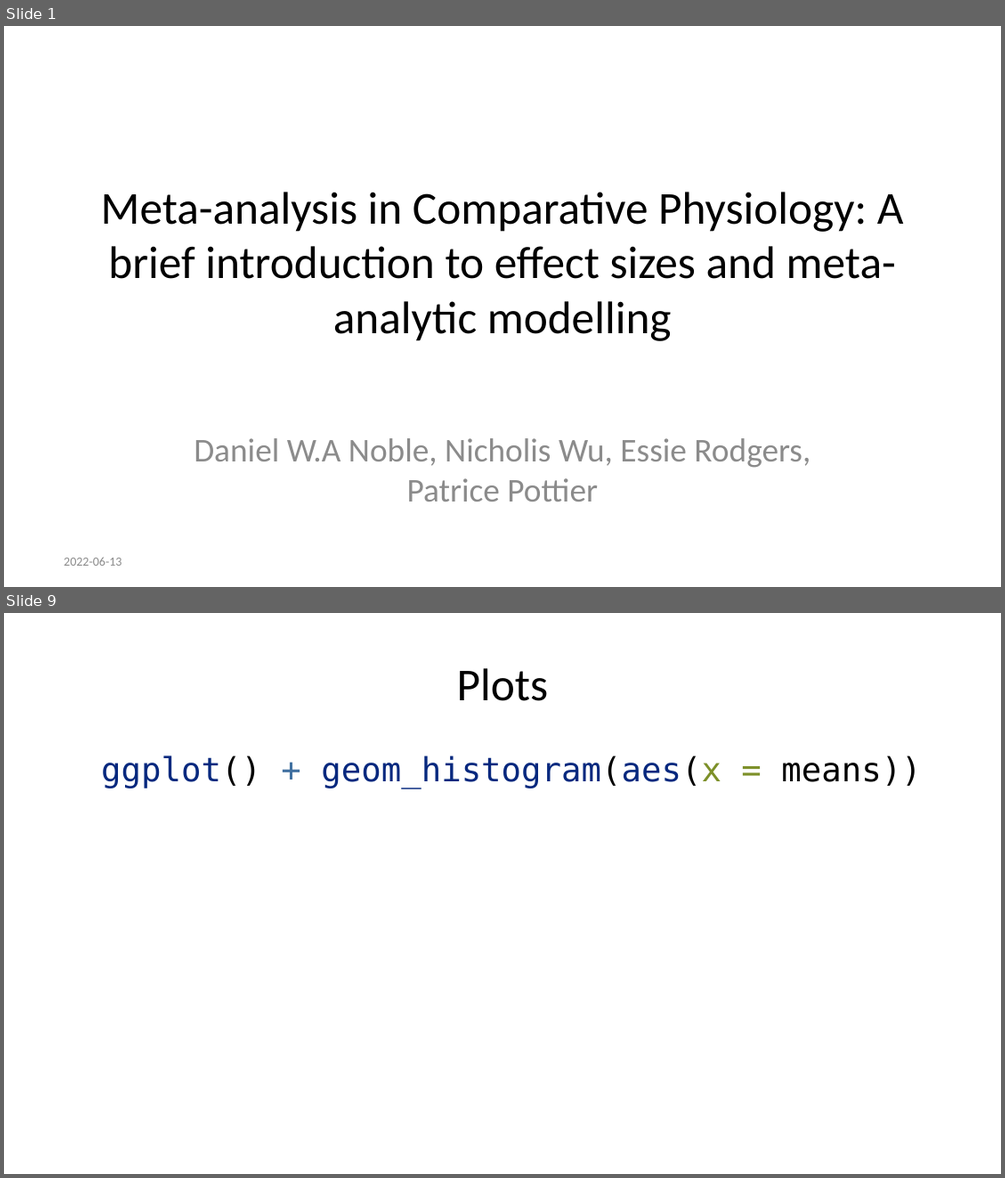
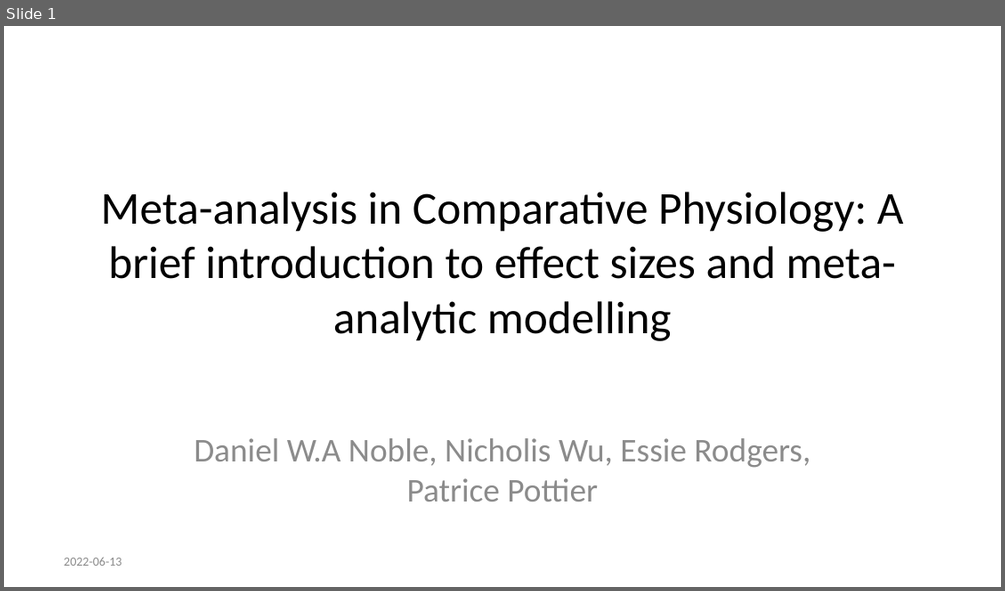
Before and after one commit to daniel1noble/meta-workshop, a slide deck: slides/code_slides.pptx. Shown one above the other, each under a label of ours: slides 1 and 9 before the commit, slide 1 after it; the slides between them are not shown. The pictures are 1005x1178 and 1005x591 pixels, drawn with LibreOffice and Linux fonts; fonts in the diff are those of the drawing. Boxes give left, top, right and bottom in pixels: in the first picture for what was removed or moved away, otherwise in the second. Text is boxed around its words. In the diff, an @@ line names an element or a change of style, - is before the commit and + after.

```diff
--- a/slides/code_slides.pptx
+++ b/slides/code_slides.pptx
@@ slide 9 removed at (4,613,1001,1174), background #FFFFFF @@
@@ title removed at (457,668,548,701) @@
-Plots
@@ text removed at (101,755,921,788) @@
-ggplot() + geom_histogram(aes(x = means))
```
Also in this commit, not shown: 5 slides added, 14 other slides removed, 1 other file.
